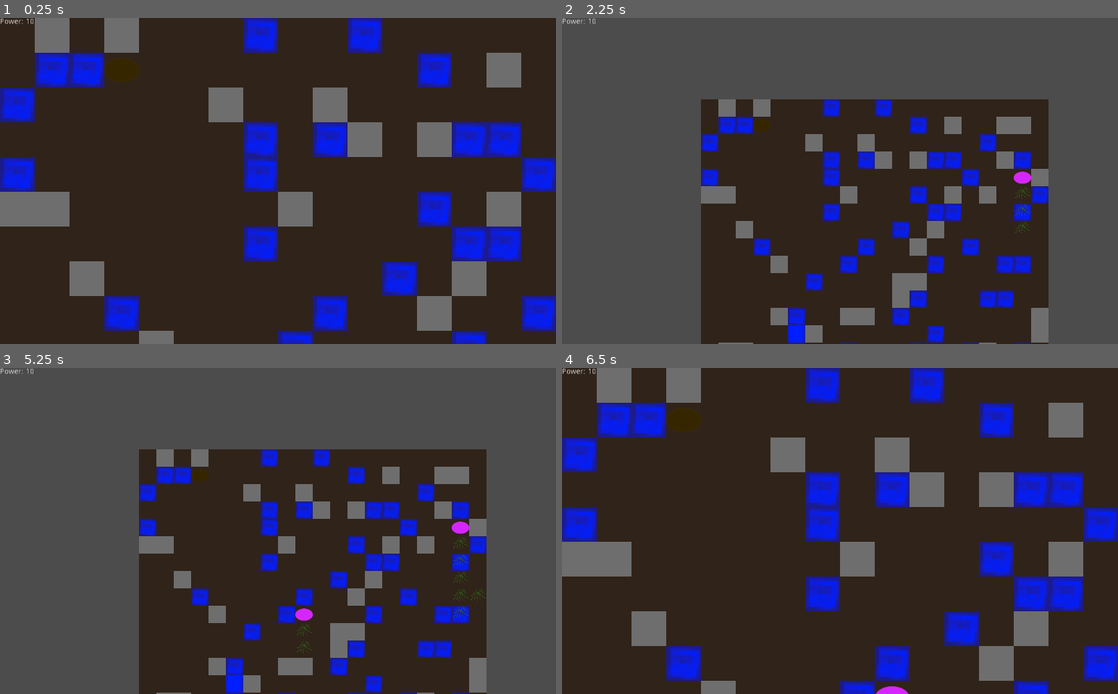
Above: before the commit, frames 1-4 (two rows, left to right).
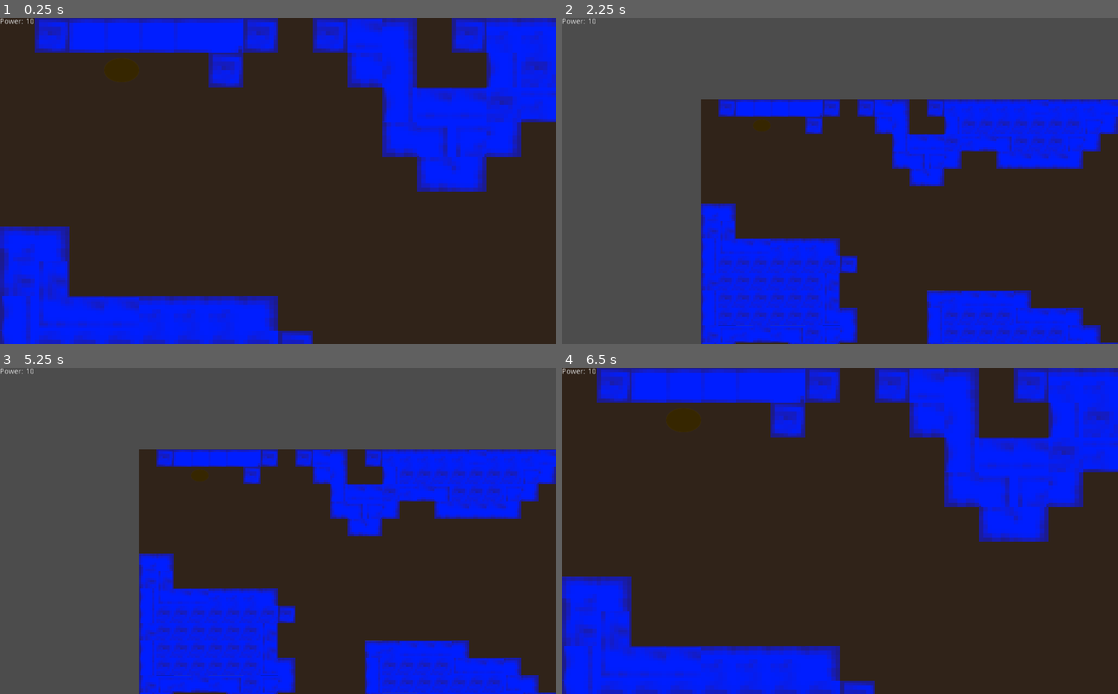
Above: after the commit, the same moments.

Repository: BigAwesome/SpringJam2D
Game: Godot game, scene res://scenes/game.tscn
The game is run twice, just before and just after one commit, with the same random seed, the same clock (stepped at 60 frames per second) and the same inputs.
Inputs (mouse positions are in pixels of both pictures, inside the frame that each line leads up to):
- Up to frame 1 (0.25 s): no input
- Up to frame 2 (2.25 s): tap Enter at 0.5, 2 s; move the mouse to (962, 164) at 0.52 s; press the mouse at (962, 164) at 0.53 s; tap Space at 1.25 s; move the mouse to (728, 197) at 1.27 s; release the mouse at (728, 197) at 1.28 s; right-click (728, 197) at 1.35 s; click (728, 197) at 1.42 s; move the mouse to (895, 109) at 2.02 s; tap Mouse wheel down (mouse_wheel_down) at 2.1 s; click (895, 109) at 2.17 s
- Up to frame 3 (5.25 s): tap Space at 2.75, 4.25 s; move the mouse to (250, 596) at 2.77 s; tap Mouse wheel up (mouse_wheel_up) at 2.85 s; click (250, 596) at 2.92 s; tap Enter at 3.5 s; move the mouse to (444, 579) at 3.52 s; press the mouse at (444, 579) at 3.53 s; move the mouse to (111, 482) at 4.27 s; release the mouse at (111, 482) at 4.28 s; right-click (111, 482) at 4.35 s; click (111, 482) at 4.42 s; move the mouse to (305, 531) at 5.02 s; tap Mouse wheel down (mouse_wheel_down) at 5.1 s; click (305, 531) at 5.17 s
- Up to frame 4 (6.5 s): move the mouse to (756, 449) at 5.77 s; tap Mouse wheel up (mouse_wheel_up) at 5.85 s; click (756, 449) at 5.92 s

The runs differ from the first frame. In frame 1, 45% of the frame differs, in the area x 0-100%, y 0-100%; in frame 2, 35%; in frame 3, 35%; in frame 4, 45%.

Commit message:
Noise based map

Diff:
--- a/scripts/map.gd
+++ b/scripts/map.gd
@@ -2,9 +2,9 @@
 
 
 # Declare member variables here. Examples:
-export var width = 20
-export var height = 20
-export var difficulty = [10, 80, 10]
+export var width = 80
+export var height = 50
+#export var difficulty = [20, 80, 0.2] # -1 to 1
 onready var tile_map = get_node("LevelMap")
 var _tiles = [] setget set_tiles, get_tiles
 
@@ -15,14 +15,21 @@
 
 
 func _generate():
-
+	var noise = OpenSimplexNoise.new()
+	noise.octaves = 6
+	noise.period = 10
 	randomize()
 	var i = 0
 	for x in range(width):
 		for y in range(height):
-			var type = randi() % 100
+			var type = noise.get_noise_2d(x,y)
 			#if statement to impletment difficulty into tiles
-			type = Score.get_tile("rock") if type <= difficulty[0] else Score.get_tile("dirt") if type >= difficulty[0] && type <= difficulty[1] else Score.get_tile("water")
+			if(type <= -0.01):
+				type = Score.get_tile("water")
+			elif(type <= 0.5):
+				type = Score.get_tile("dirt")
+			else:
+				type = Score.get_tile("rock")
 			_tiles.append(type)
 			tile_map.set_cell(x,y,_tiles[i])
 			i = i + 1
